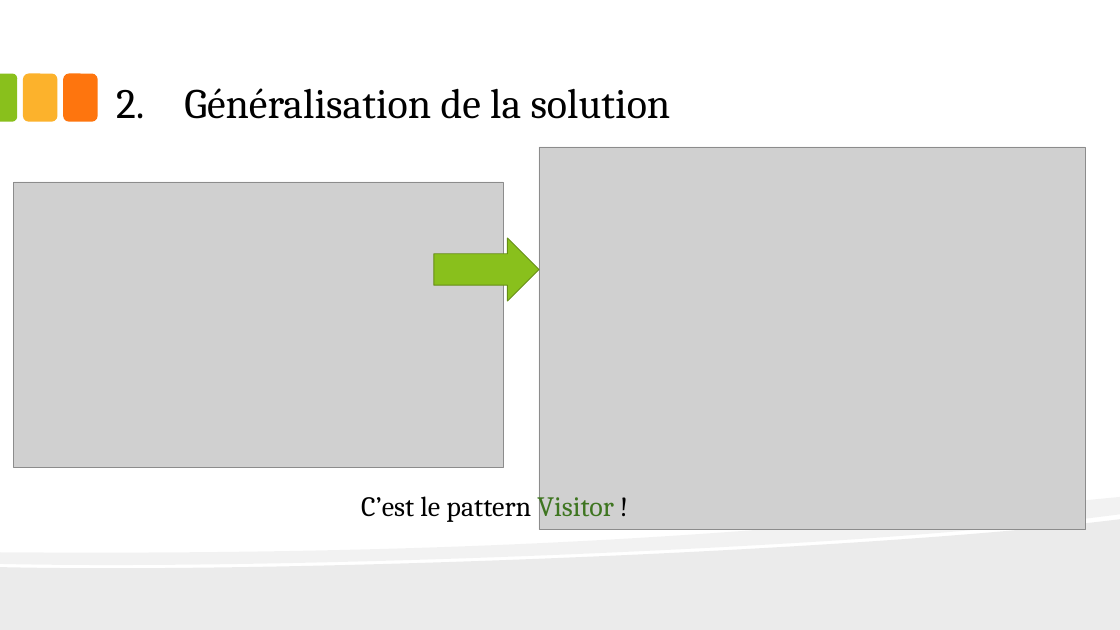
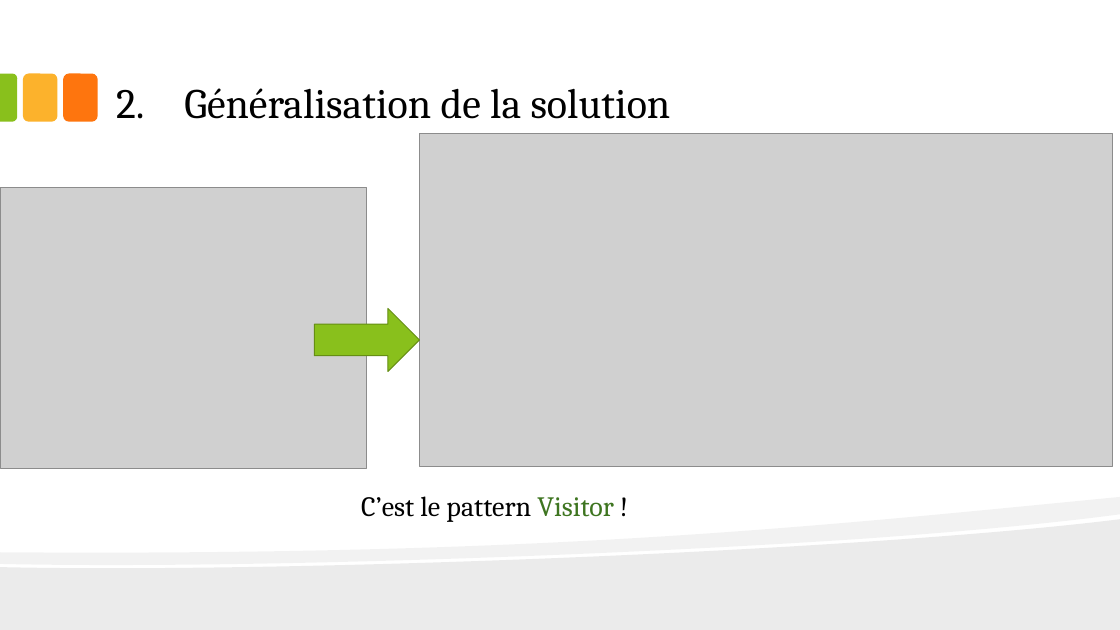
Before and after one commit to omebarki/meetuppatterns, a slide deck: slide 16 of doc/Patterns.pptx. Drawn at 1120x630 pixels with LibreOffice and Linux fonts; fonts in the diff are those of the drawing; grey boxes stand for pictures. Boxes give left, top, right and bottom in pixels: in the first picture for what was removed or moved away, otherwise in the second. Text is boxed around its words. In the diff, an @@ line names an element or a change of style, - is before the commit and + after.

```diff
--- a/doc/Patterns.pptx
+++ b/doc/Patterns.pptx
@@ picture: place and size @@
-picture at (539,147,1085,530)
+picture at (419,133,1112,466)
@@ picture: place and size @@
-picture at (13,182,502,468)
+picture at (0,187,367,468)
@@ right arrow: place and size @@
-right arrow at (434,238,539,301)
+right arrow at (314,308,419,371)
```
Also in this commit, not shown: 7 other slides changed, 3 other files.
